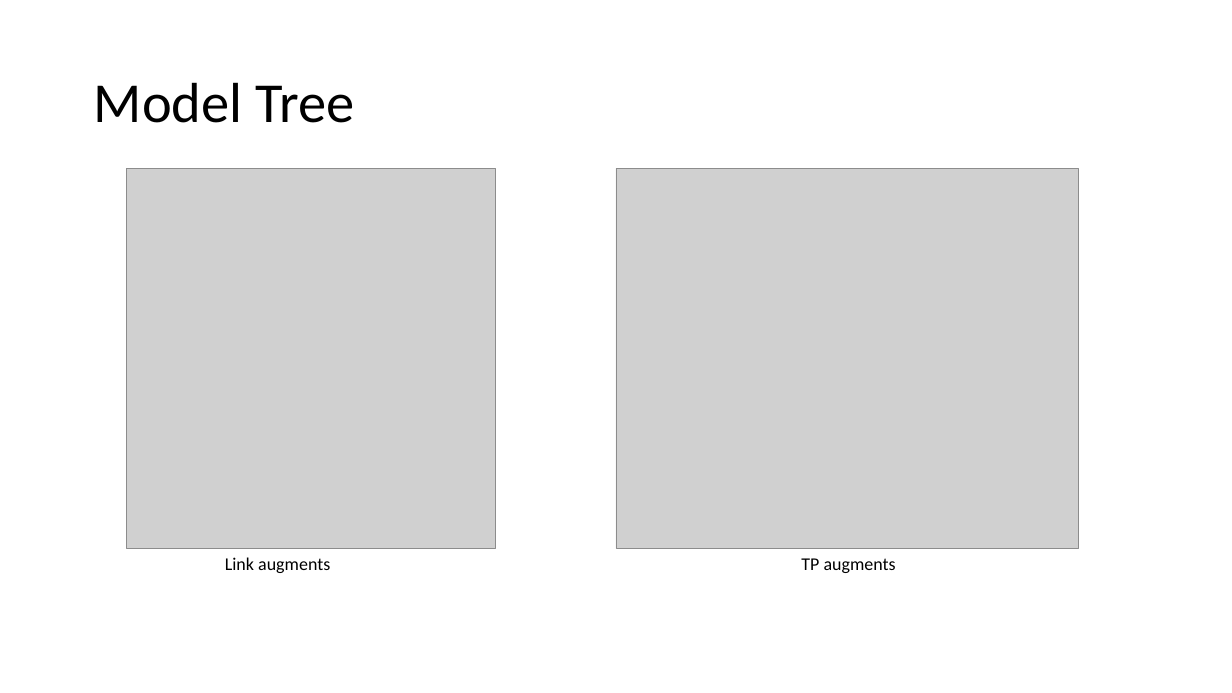
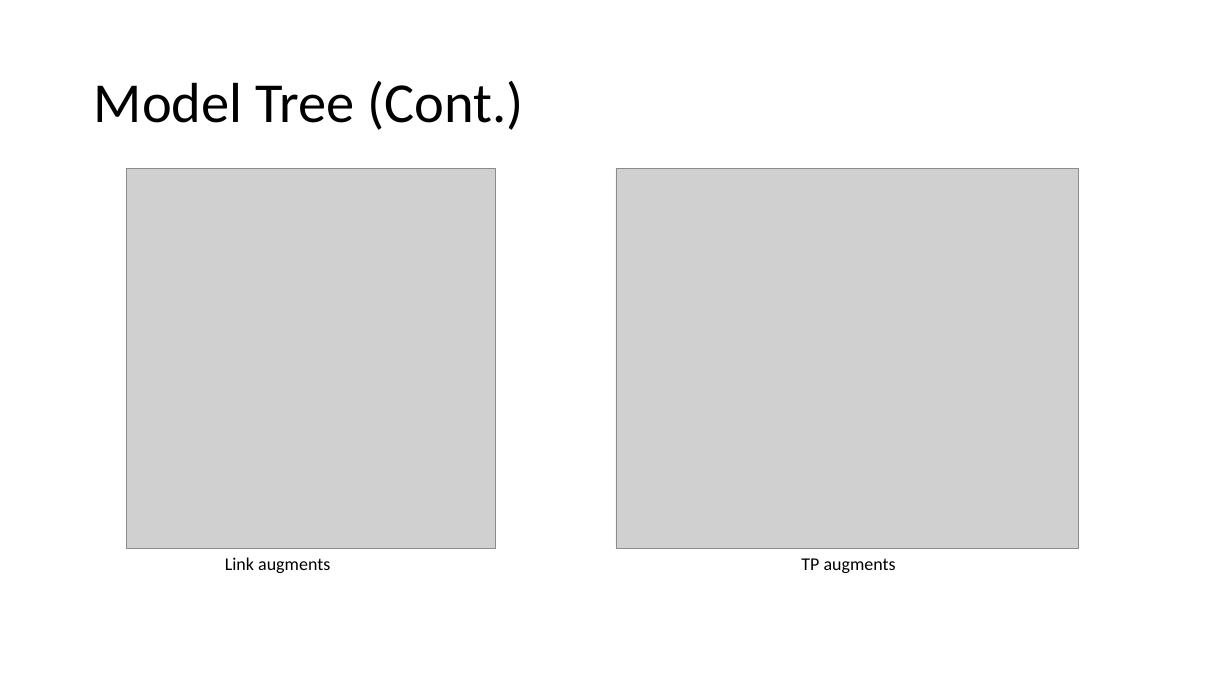
Before and after one commit to aguoietf/Public_material_for_standards, a slide deck: slide 7 of draft-liu-teas-transport-network-slice-yang-06.pptx. Drawn at 1232x693 pixels with LibreOffice and Linux fonts; fonts in the diff are those of the drawing; grey boxes stand for pictures. Boxes give left, top, right and bottom in pixels: in the first picture for what was removed or moved away, otherwise in the second. Text is boxed around its words. In the diff, an @@ line names an element or a change of style, - is before the commit and + after.

```diff
--- a/draft-liu-teas-transport-network-slice-yang-06.pptx
+++ b/draft-liu-teas-transport-network-slice-yang-06.pptx
@@ title at [94, 81, 523, 130]: text changed @@
-Model Tree
+Model Tree (Cont.)
```
Also in this commit, not shown: 4 other slides changed, 1 other file.
